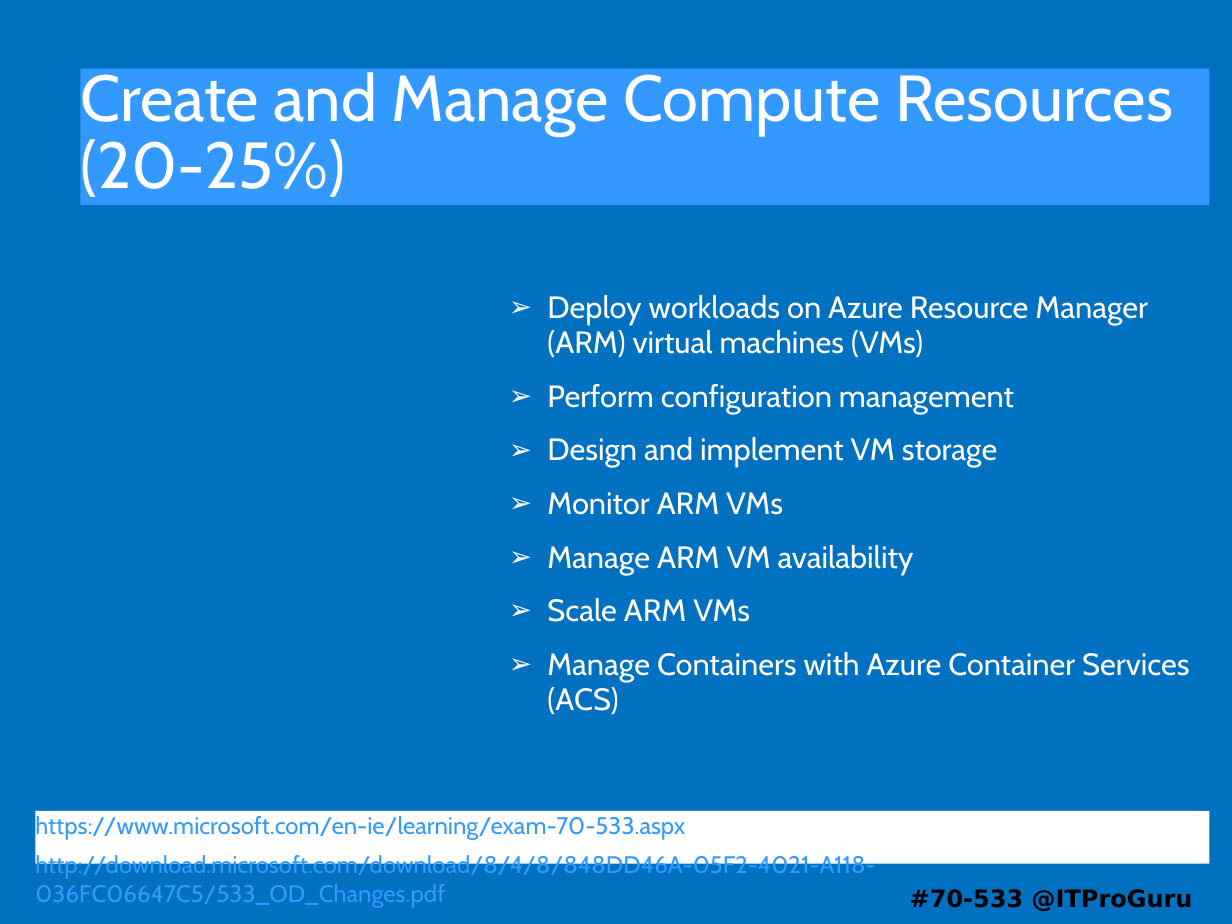
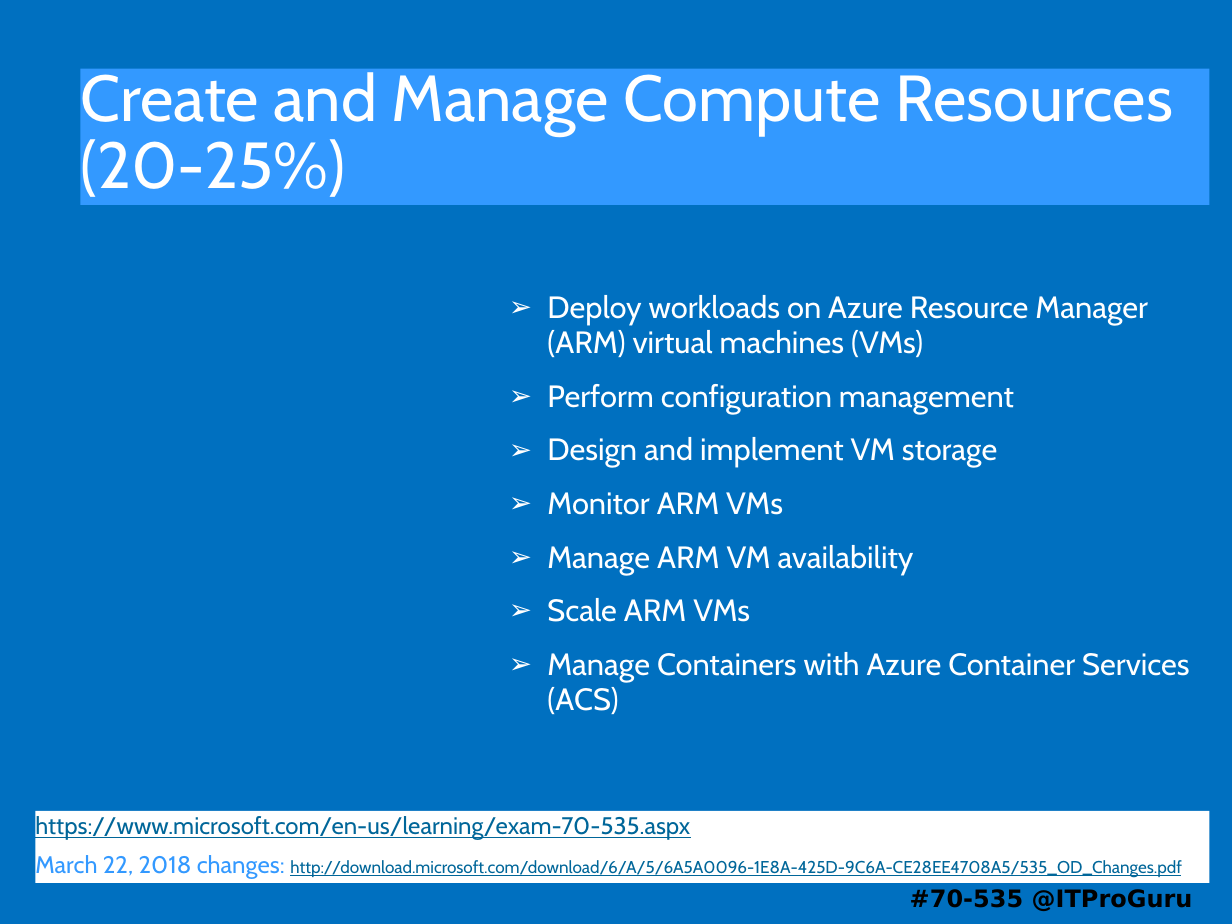
Before and after one commit to guruskill/70-535, a slide deck: slide 2 of Master Slides/70-535-00-Template.pptx. Drawn at 1232x924 pixels with LibreOffice and Linux fonts; fonts in the diff are those of the drawing. Boxes give left, top, right and bottom in pixels: in the first picture for what was removed or moved away, otherwise in the second. Text is boxed around its words. In the diff, an @@ line names an element or a change of style, - is before the commit and + after.

```diff
--- a/Master Slides/70-535-00-Template.pptx
+++ b/Master Slides/70-535-00-Template.pptx
@@ text at <box>35,814,1182,880</box>: text changed; size 14 to 10 pt; text colour #3399FF to #006699 @@
-https://www.microsoft.com/en-ie/learning/exam-70-533.aspx
-http://download.microsoft.com/download/8/4/8/848DD46A-05F2-4021-A118-036FC06647C5/533_OD_Changes.pdf
+https://www.microsoft.com/en-us/learning/exam-70-535.aspx
+March 22, 2018 changes: http://download.microsoft.com/download/6/A/5/6A5A0096-1E8A-425D-9C6A-CE28EE4708A5/535_OD_Changes.pdf
@@ text "https://www.microsoft.com/en-us/learning/exam-70-535.aspx": place and size @@
-text "https://www.microsoft.com/en-us/learning/exam-70-535.aspx" at <box>36,811,1210,864</box>
+text "https://www.microsoft.com/en-us/learning/exam-70-535.aspx" at <box>36,811,1210,883</box>
@@ text at <box>910,889,1193,911</box>: text changed @@
-#70-533 @ITProGuru
+#70-535 @ITProGuru
```
Also in this commit, not shown: 1 other slide changed, 16 slides added, 14 slides removed.
